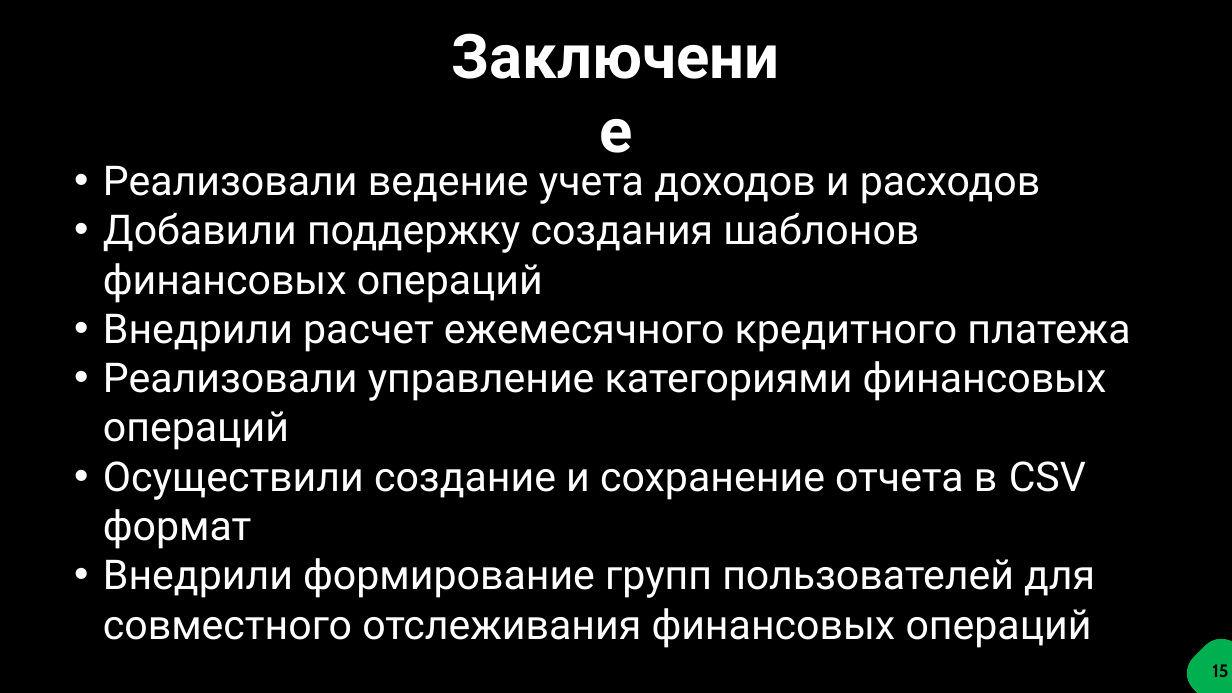
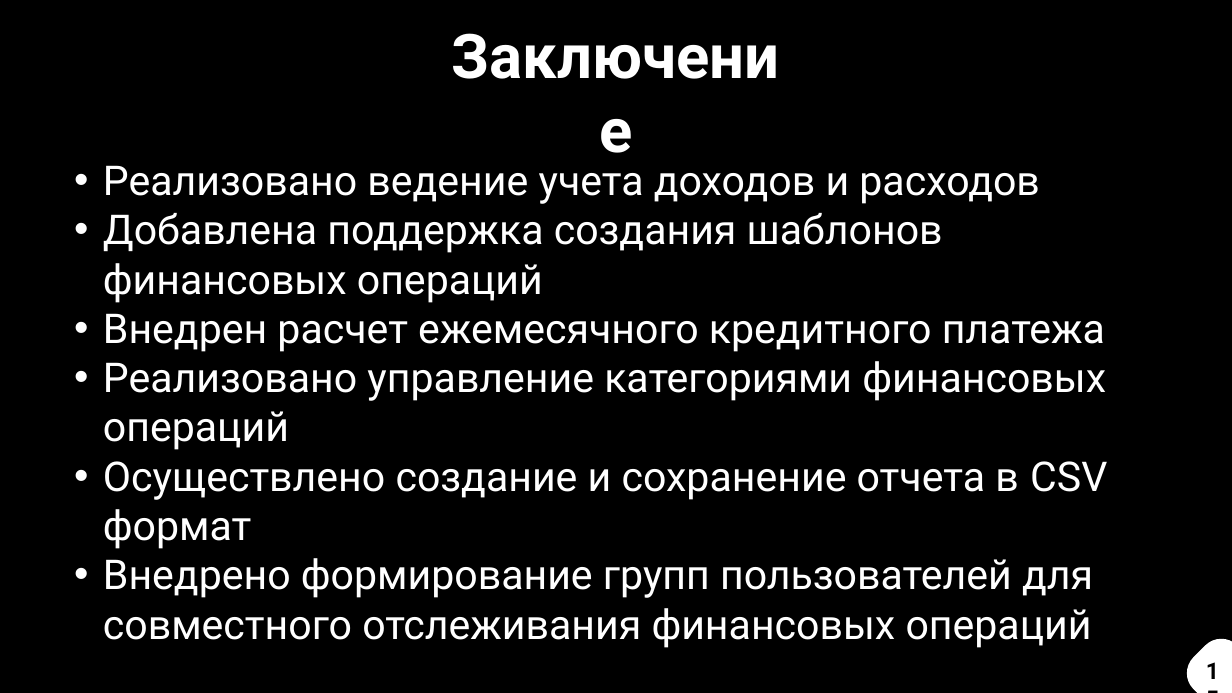
Before and after one commit to dany0k/TP-5.2-2, a slide deck: slide 15 of docs/TP-monseratt.pptx. Drawn at 1232x693 pixels with LibreOffice and Linux fonts; fonts in the diff are those of the drawing. Boxes give left, top, right and bottom in pixels: in the first picture for what was removed or moved away, otherwise in the second. Text is boxed around its words. In the diff, an @@ line names an element or a change of style, - is before the commit and + after.

```diff
--- a/docs/TP-monseratt.pptx
+++ b/docs/TP-monseratt.pptx
@@ text at (103,165,1107,648): text changed @@
-• Реализовали ведение учета доходов и расходов
-• Добавили поддержку создания шаблонов финансовых операций
-• Внедрили расчет ежемесячного кредитного платежа
-• Реализовали управление категориями финансовых операций
-• Осуществили создание и сохранение отчета в CSV формат
-• Внедрили формирование групп пользователей для совместного отслеживания финансовых операций
+• Реализовано ведение учета доходов и расходов
+• Добавлена поддержка создания шаблонов финансовых операций
+• Внедрен расчет ежемесячного кредитного платежа
+• Реализовано управление категориями финансовых операций
+• Осуществлено создание и сохранение отчета в CSV формат
+• Внедрено формирование групп пользователей для совместного отслеживания финансовых операций
@@ freeform shape at (1178,630,1232,693): fill #00B050 to #FFFFFF @@
@@ text added at (1197,652,1232,689), 18 pt, text #000000, bold @@
+15
```
Also in this commit, not shown: 14 other slides changed, 4 other files.
